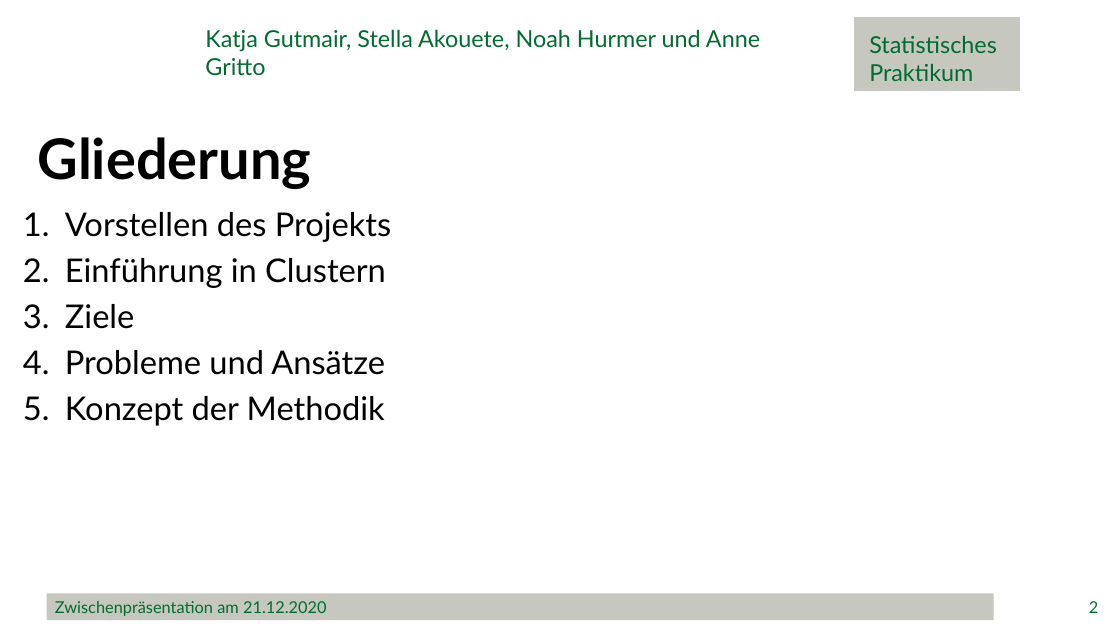
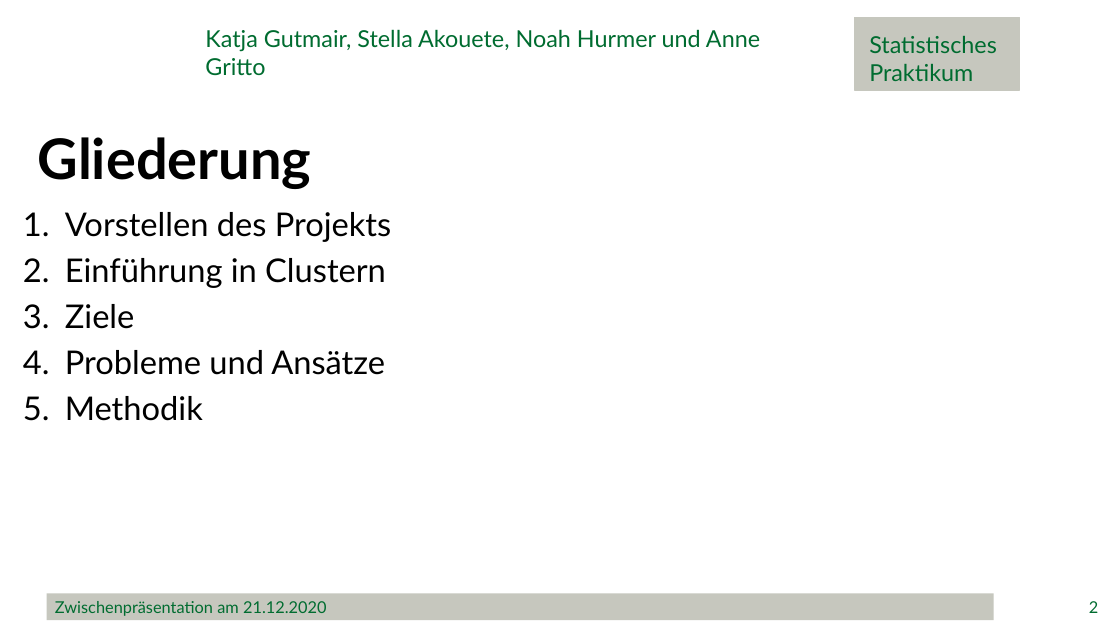
Before and after one commit to minimops/weatherFrog, a slide deck: slide 2 of ppt/Zwischenpraesentation_final.pptx. Drawn at 1120x630 pixels with LibreOffice and Linux fonts; fonts in the diff are those of the drawing; background and template pictures are left out. Boxes give left, top, right and bottom in pixels: in the first picture for what was removed or moved away, otherwise in the second. Text is boxed around its words. In the diff, an @@ line names an element or a change of style, - is before the commit and + after.

```diff
--- a/ppt/Zwischenpraesentation_final.pptx
+++ b/ppt/Zwischenpraesentation_final.pptx
@@ text at (65, 396, 203, 421): text changed @@
-5. Konzept der Methodik
+5. Methodik
```
Also in this commit, not shown: 2 other slides changed, 5 slides removed, 1 other file.
